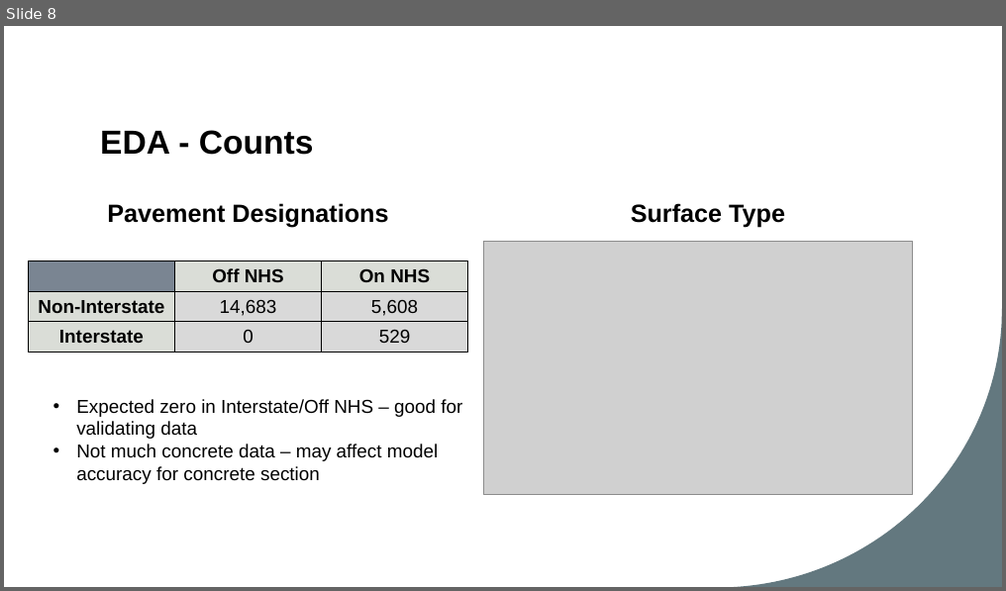
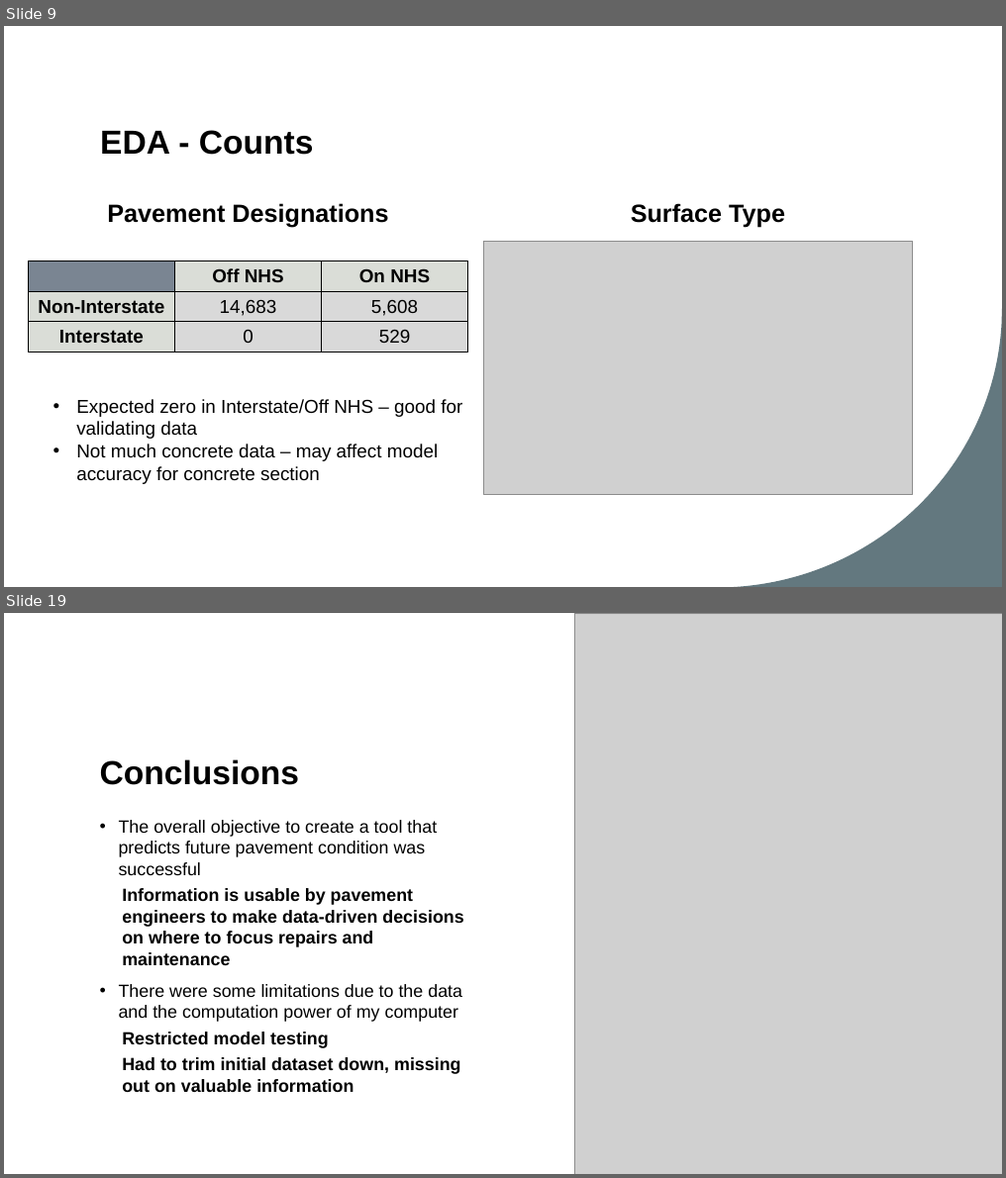
Before and after one commit to ConnorBruce/UMBC-DATA606-Capstone, a slide deck: docs/DS_Capstone_Final_Presentation_Connor_Bruce.pptx. Shown one above the other, each under a label of ours: slide 8 before the commit, slides 9 and 19 after it; the slides between them are not shown. The pictures are 1006x591 and 1006x1178 pixels, drawn with LibreOffice and Linux fonts; fonts in the diff are those of the drawing; grey boxes stand for pictures. Boxes give left, top, right and bottom in pixels: in the first picture for what was removed or moved away, otherwise in the second. Text is boxed around its words. In the diff, an @@ line names an element or a change of style, - is before the commit and + after.

```diff
--- a/docs/DS_Capstone_Final_Presentation_Connor_Bruce.pptx
+++ b/docs/DS_Capstone_Final_Presentation_Connor_Bruce.pptx
@@ slide 19 added at (4, 613, 1002, 1174), background #FFFFFF; not listed: 1 template element that a slide beside it also shows @@
@@ rectangle added at (4, 613, 1002, 1174), fill #FFFFFF @@
@@ picture added at (574, 613, 1002, 1174) @@
@@ title added at (100, 760, 300, 785), 32 pt, text #000000, bold @@
+Conclusions
@@ text added at (119, 820, 463, 1092), 17 pt, text #000000, bold @@
+• The overall objective to create a tool that predicts future pavement condition was successful
+  Information is usable by pavement engineers to make data-driven decisions on where to focus repairs and maintenance
+• There were some limitations due to the data and the computation power of my computer
+  Restricted model testing
+  Had to trim initial dataset down, missing out on valuable information
@@ freeform shape added at (717, 894, 1002, 1174), fill #1B3843 @@
@@ what was slide 8 is now slide 9 @@
```
Also in this commit, not shown: 2 slides changed, 11 other slides added, 5 other files.
